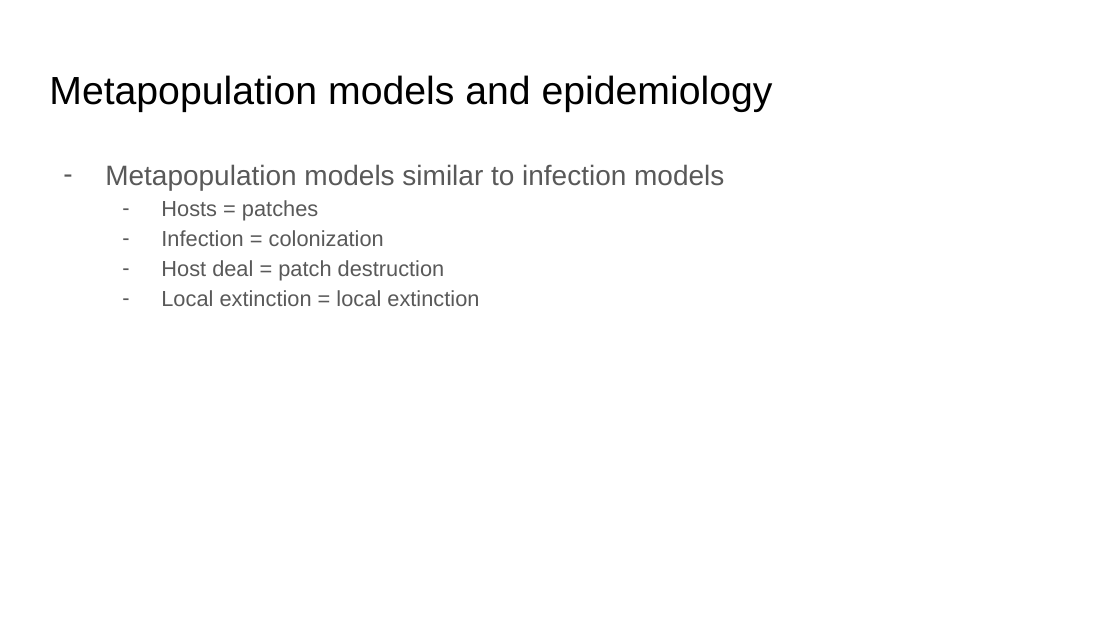
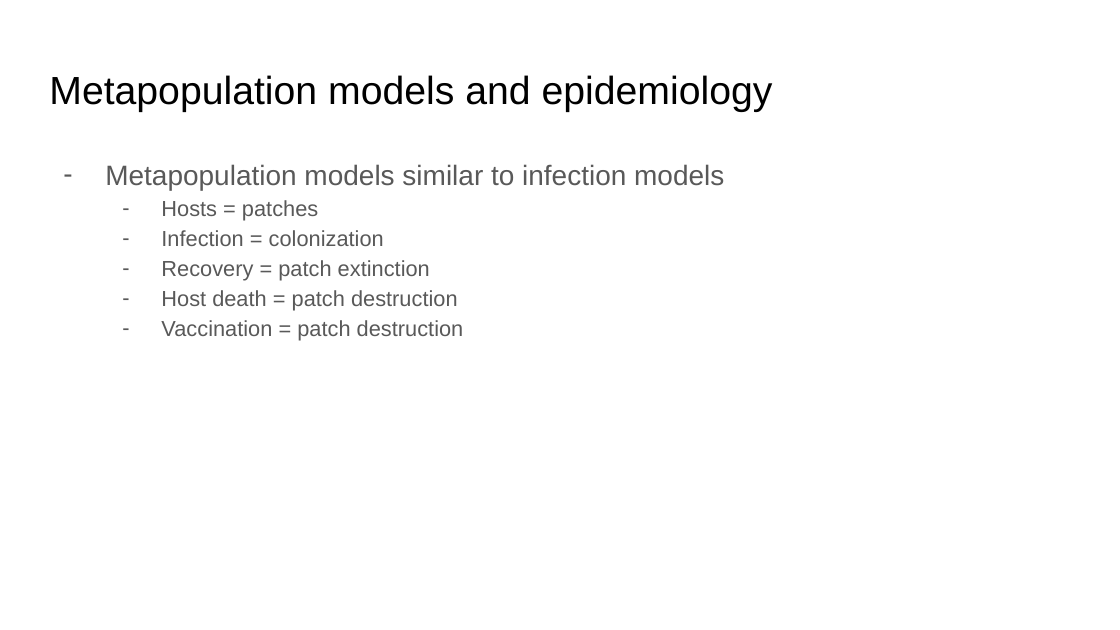
Before and after one commit to bmaitner/Community_ecology_course, a slide deck: slide 34 of lectures/Lecture_23_Patchy_Environments_I.pptx. Drawn at 1120x630 pixels with LibreOffice and Linux fonts; fonts in the diff are those of the drawing. Boxes give left, top, right and bottom in pixels: in the first picture for what was removed or moved away, otherwise in the second. Text is boxed around its words. In the diff, an @@ line names an element or a change of style, - is before the commit and + after.

Commit message:
lectures

```diff
--- a/lectures/Lecture_23_Patchy_Environments_I.pptx
+++ b/lectures/Lecture_23_Patchy_Environments_I.pptx
@@ text at [161, 260, 464, 341]: text changed @@
-  – Host deal = patch destruction
-  – Local extinction = local extinction
+  – Recovery = patch extinction
+  – Host death = patch destruction
+  – Vaccination = patch destruction
```
Also in this commit, not shown: 4 other files.
